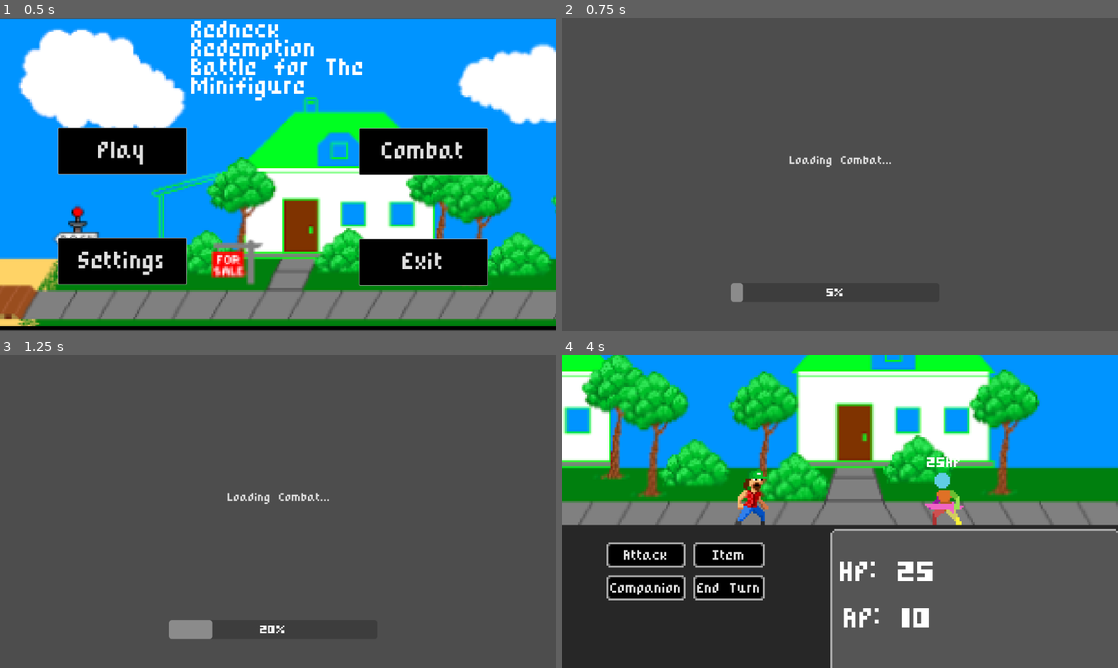
Above: before the commit, frames 1-4 (two rows, left to right).
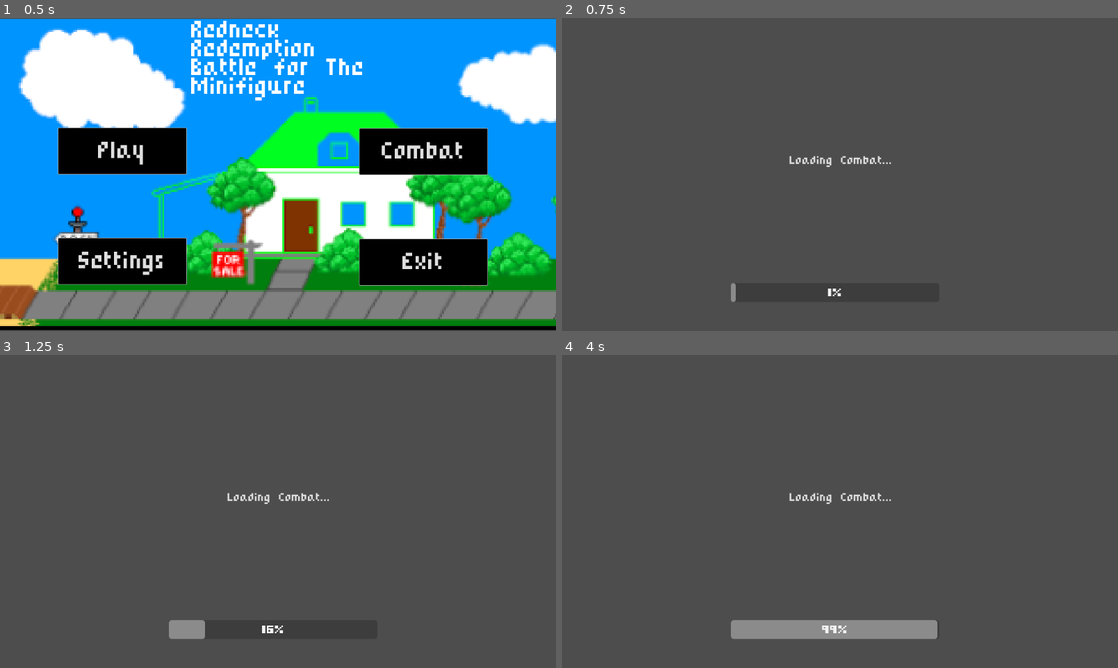
Above: after the commit, the same moments.

Repository: BenMcPherson/CMPT-230-Team-1
Game: Godot game, scene res://Scenes/main_menu.tscn
Two runs of this game, one before a commit and one after it. Both use one fixed random seed, a clock stepped at 60 frames per second and the inputs below.
Inputs:
- Up to frame 1 (0.5 s): no input
- Up to frame 2 (0.75 s): click "Combat" at 0.5 s
- Up to frame 3 (1.25 s): no input
- Up to frame 4 (4 s): hold D (Move_Right) 1.28-2.03 s; hold S (Move_Down) 2.03-2.78 s; hold D (Move_Right) 2.78-3.53 s; hold W (Move_Up) from 3.53 s (still down)

Frame 1 is identical in both runs. In frame 2, 0.1% of the frame differs, in the area x 31-51%, y 84-91%; in frame 3, 0.2%; in frame 4, 78%, in the area x 0-100%, y 0-100%.

Commit message:
Options, Credits, Main Menu Adjustments
- The Main Menu scene: main_menu.tscn now has the Button Click SFX played for each button in the scene before opening their new scene

- The options button now takes you to the options scene: options.tscn
- Currently, the options scene has no actual adjustments to make to the game, but this will be implemented later
- The Options scene has two different buttons, a Back button to go back to the main menu scene, and a credits button

- Clicking the Credits Button will take you to the new Credits scene: credits.tscn, where all of our names are located. Our roles and contributions to the game can be added in that scene on a later day
- That scene also contains a Back to Options button which will take you back to the options scene

- All of the new buttons created do play the Click SFX

Diff:
--- /dev/null
+++ b/Scenes/credits.tscn
@@ -0,0 +1,84 @@
+[gd_scene load_steps=3 format=3 uid="uid://iy7exdywgdij"]
+
+[ext_resource type="Script" path="res://Scripts/Credits.gd" id="1_12hlw"]
+[ext_resource type="AudioStream" uid="uid://cgcr7o4tmfnfk" path="res://Assets/SFX/ButtonClicked.wav" id="2_xmqjt"]
+
+[node name="Credits" type="Node2D"]
+script = ExtResource("1_12hlw")
+
+[node name="CreditsUI" type="Control" parent="."]
+layout_mode = 3
+anchors_preset = 0
+offset_right = 1161.0
+offset_bottom = 651.0
+
+[node name="CreditsTitle" type="Label" parent="CreditsUI"]
+layout_mode = 0
+offset_left = 501.0
+offset_top = 25.0
+offset_right = 616.0
+offset_bottom = 65.0
+theme_override_font_sizes/font_size = 30
+text = "Credits"
+
+[node name="Team1" type="Label" parent="CreditsUI"]
+layout_mode = 0
+offset_left = 501.0
+offset_top = 117.0
+offset_right = 615.0
+offset_bottom = 157.0
+theme_override_font_sizes/font_size = 25
+text = "Team 1"
+
+[node name="Benjamin" type="Label" parent="CreditsUI"]
+layout_mode = 0
+offset_left = 414.0
+offset_top = 170.0
+offset_right = 718.0
+offset_bottom = 210.0
+theme_override_font_sizes/font_size = 25
+text = "Benjamin McPherson"
+
+[node name="Kelsey" type="Label" parent="CreditsUI"]
+layout_mode = 0
+offset_left = 454.0
+offset_top = 207.0
+offset_right = 682.0
+offset_bottom = 247.0
+theme_override_font_sizes/font_size = 25
+text = "Kelsey Pascual"
+
+[node name="Michael" type="Label" parent="CreditsUI"]
+layout_mode = 0
+offset_left = 431.0
+offset_top = 246.0
+offset_right = 693.0
+offset_bottom = 286.0
+theme_override_font_sizes/font_size = 25
+text = "Michael Shkrobot"
+
+[node name="Ryan" type="Label" parent="CreditsUI"]
+layout_mode = 0
+offset_left = 475.0
+offset_top = 284.0
+offset_right = 661.0
+offset_bottom = 324.0
+theme_override_font_sizes/font_size = 25
+text = "Ryan Bernal
+"
+
+[node name="BackButton" type="Button" parent="CreditsUI"]
+layout_mode = 0
+offset_top = 603.0
+offset_right = 198.0
+offset_bottom = 645.0
+theme_override_font_sizes/font_size = 20
+text = "Back to Options"
+
+[node name="CreditsSFX" type="Node2D" parent="."]
+
+[node name="ClickSFX" type="AudioStreamPlayer2D" parent="CreditsSFX"]
+stream = ExtResource("2_xmqjt")
+pitch_scale = 2.25
+
+[connection signal="pressed" from="CreditsUI/BackButton" to="." method="_on_back_button_pressed"]
--- a/Scenes/main_menu.tscn
+++ b/Scenes/main_menu.tscn
@@ -1,8 +1,9 @@
-[gd_scene load_steps=4 format=3 uid="uid://cihywklhjbwqs"]
+[gd_scene load_steps=5 format=3 uid="uid://cihywklhjbwqs"]
 
 [ext_resource type="Script" path="res://Scripts/Main_Menu.gd" id="1_wcbli"]
 [ext_resource type="Script" path="res://Scripts/MainMenuMoving.gd" id="2_aue0f"]
 [ext_resource type="Texture2D" uid="uid://b0x8x5c5pcq77" path="res://Assets/Backgrounds/Neighbourhood.png" id="2_yhdvm"]
+[ext_resource type="AudioStream" uid="uid://cgcr7o4tmfnfk" path="res://Assets/SFX/ButtonClicked.wav" id="4_48n2p"]
 
 [node name="MainMenu" type="Node2D"]
 script = ExtResource("1_wcbli")
@@ -74,6 +75,13 @@
 scale = Vector2(3.76371, 3.76371)
 texture = ExtResource("2_yhdvm")
 
+[node name="MenuSFX" type="Node2D" parent="."]
+
+[node name="ClickedSFX" type="AudioStreamPlayer2D" parent="MenuSFX"]
+stream = ExtResource("4_48n2p")
+pitch_scale = 2.25
+
 [connection signal="pressed" from="Menu_UI/Play_Button" to="." method="_on_play_button_pressed"]
 [connection signal="pressed" from="Menu_UI/Combat_Button" to="." method="_on_combat_button_pressed"]
+[connection signal="pressed" from="Menu_UI/Settings_Button" to="." method="_on_settings_button_pressed"]
 [connection signal="pressed" from="Menu_UI/Exit_Button" to="." method="_on_exit_button_pressed"]
--- /dev/null
+++ b/Scenes/options.tscn
@@ -0,0 +1,68 @@
+[gd_scene load_steps=3 format=3 uid="uid://dctsmnvsxfbsa"]
+
+[ext_resource type="Script" path="res://Scripts/Options.gd" id="1_eljbr"]
+[ext_resource type="AudioStream" uid="uid://cgcr7o4tmfnfk" path="res://Assets/SFX/ButtonClicked.wav" id="2_pf48s"]
+
+[node name="Options" type="Node2D"]
+script = ExtResource("1_eljbr")
+
+[node name="OptionsUI" type="Control" parent="."]
+layout_mode = 3
+anchors_preset = 0
+offset_right = 1161.0
+offset_bottom = 651.0
+
+[node name="Volume" type="Label" parent="OptionsUI"]
+layout_mode = 0
+offset_left = 200.0
+offset_top = 119.0
+offset_right = 402.0
+offset_bottom = 163.0
+theme_override_font_sizes/font_size = 30
+text = "Volume:
+"
+
+[node name="OptionsTitle" type="Label" parent="OptionsUI"]
+layout_mode = 0
+offset_left = 475.0
+offset_top = 10.0
+offset_right = 699.0
+offset_bottom = 68.0
+theme_override_font_sizes/font_size = 40
+text = "Options"
+
+[node name="BackButton" type="Button" parent="OptionsUI"]
+layout_mode = 0
+offset_top = 591.0
+offset_right = 182.0
+offset_bottom = 645.0
+theme_override_font_sizes/font_size = 20
+text = "Back to Main Menu"
+
+[node name="Aspect Ratio" type="Label" parent="OptionsUI"]
+layout_mode = 0
+offset_left = 201.0
+offset_top = 195.0
+offset_right = 436.0
+offset_bottom = 235.0
+theme_override_font_sizes/font_size = 30
+text = "Aspect Ratio:
+"
+
+[node name="CreditsButton" type="Button" parent="OptionsUI"]
+layout_mode = 0
+offset_left = 914.0
+offset_top = 594.0
+offset_right = 1151.0
+offset_bottom = 643.0
+theme_override_font_sizes/font_size = 25
+text = "Credits"
+
+[node name="OptionsSFX" type="Node2D" parent="."]
+
+[node name="ClickSFX" type="AudioStreamPlayer2D" parent="OptionsSFX"]
+stream = ExtResource("2_pf48s")
+pitch_scale = 2.25
+
+[connection signal="pressed" from="OptionsUI/BackButton" to="." method="_on_back_button_pressed"]
+[connection signal="pressed" from="OptionsUI/CreditsButton" to="." method="_on_credits_button_pressed"]
--- /dev/null
+++ b/Scripts/Credits.gd
@@ -0,0 +1,9 @@
+extends Node
+
+# SFX
+@onready var click = $CreditsSFX/ClickSFX
+
+func _on_back_button_pressed():
+	click.play()
+	await get_tree().create_timer(0.1).timeout
+	get_tree().change_scene_to_file("res://Scenes/options.tscn")
--- a/Scripts/Main_Menu.gd
+++ b/Scripts/Main_Menu.gd
@@ -6,18 +6,29 @@
 @onready var settings_button = $Menu_UI/Settings_Button
 @onready var exit_button = $Menu_UI/Exit_Button
 
+# Sound Effects
+@onready var click = $MenuSFX/ClickedSFX
 
 func _on_play_button_pressed():
 	# Open player.tscn
+	click.play()
+	await get_tree().create_timer(0.1).timeout
 	get_tree().change_scene_to_file("res://Scenes/LoadingScreens/LoadGame.tscn")
-
 
 func _on_combat_button_pressed():
 	# Open combat.tscn
+	click.play()
+	await get_tree().create_timer(0.1).timeout
 	get_tree().change_scene_to_file("res://Scenes/LoadingScreens/LoadCombat.tscn")
-
-
 
 func _on_exit_button_pressed():
 	# Exit and close game
+	click.play()
+	await get_tree().create_timer(0.1).timeout
 	get_tree().quit()
+
+func _on_settings_button_pressed():
+	# Open the settings for the game
+	click.play()
+	await get_tree().create_timer(0.1).timeout
+	get_tree().change_scene_to_file("res://Scenes/options.tscn")
--- /dev/null
+++ b/Scripts/Options.gd
@@ -0,0 +1,16 @@
+extends Node
+
+# SFX Variables
+@onready var click = $OptionsSFX/ClickSFX
+
+func _on_back_button_pressed():
+	# Go Back to the main menu
+	click.play()
+	await get_tree().create_timer(0.1).timeout
+	get_tree().change_scene_to_file("res://Scenes/main_menu.tscn")
+
+
+func _on_credits_button_pressed():
+	click.play()
+	await get_tree().create_timer(0.1).timeout
+	get_tree().change_scene_to_file("res://Scenes/credits.tscn")
